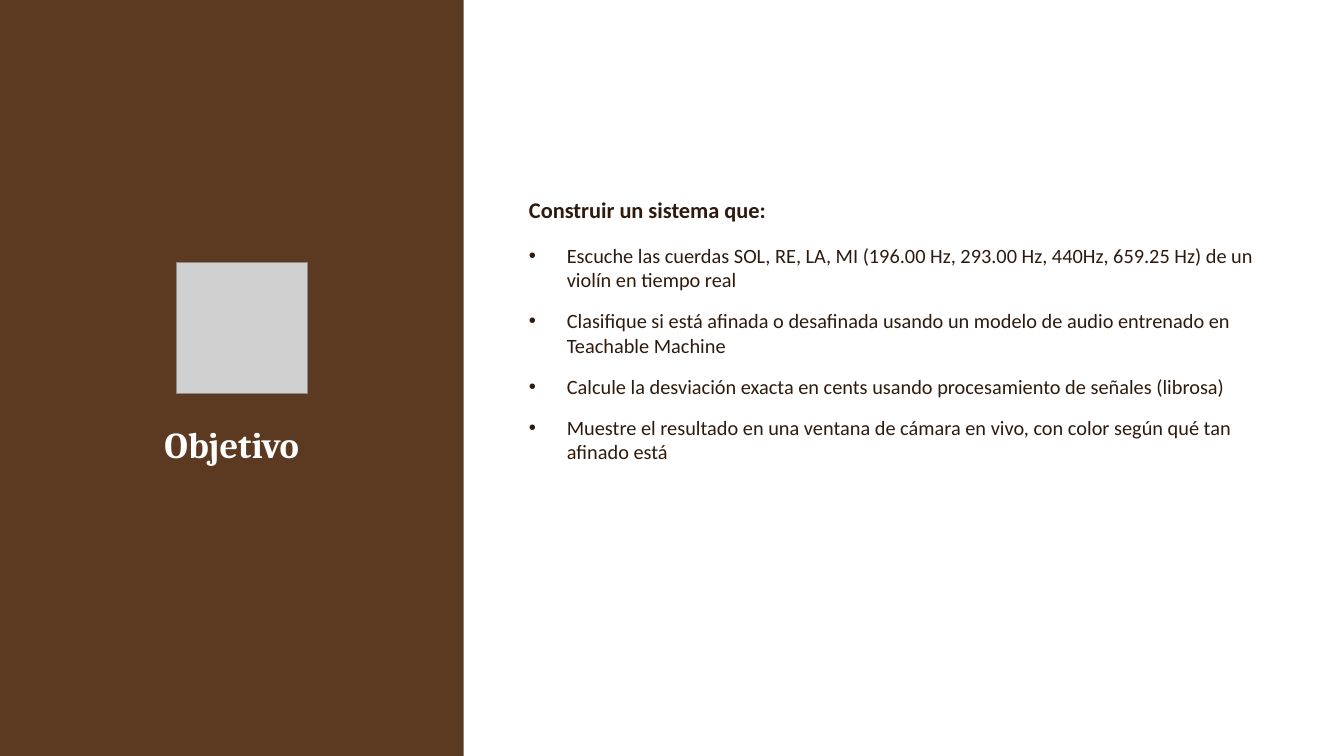
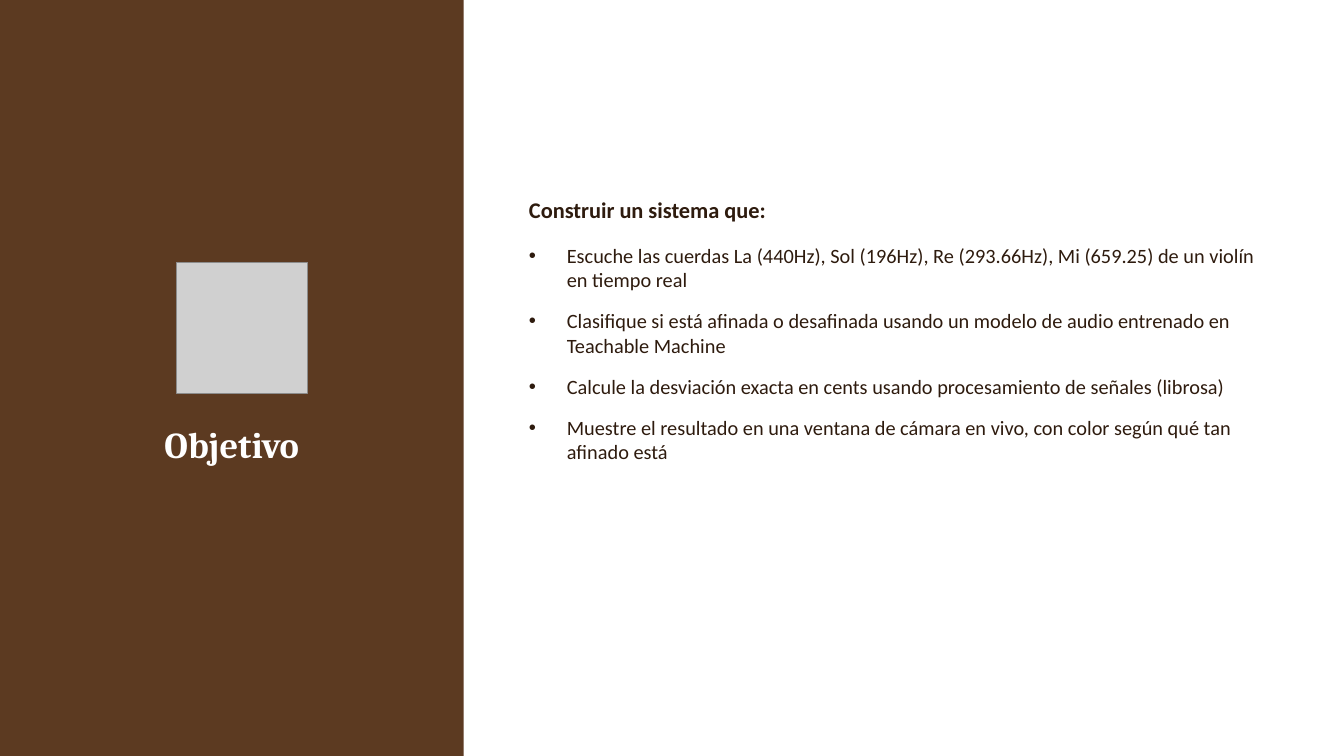
Before and after one commit to belenmejia07/ModeloAfinador, a slide deck: slide 3 of Documentacion/Afinador_Violin_IA.pptx. Drawn at 1344x756 pixels with LibreOffice and Linux fonts; fonts in the diff are those of the drawing; grey boxes stand for pictures. Boxes give left, top, right and bottom in pixels: in the first picture for what was removed or moved away, otherwise in the second. Text is boxed around its words. In the diff, an @@ line names an element or a change of style, - is before the commit and + after.

```diff
--- a/Documentacion/Afinador_Violin_IA.pptx
+++ b/Documentacion/Afinador_Violin_IA.pptx
@@ text at (567,248,1254,291): text changed @@
-• Escuche las cuerdas SOL, RE, LA, MI (196.00 Hz, 293.00 Hz, 440Hz, 659.25 Hz) de un violín en tiempo real
+• Escuche las cuerdas La (440Hz), Sol (196Hz), Re (293.66Hz), Mi (659.25) de un violín en tiempo real
```
Also in this commit, not shown: 4 other slides changed, 4 other files.
